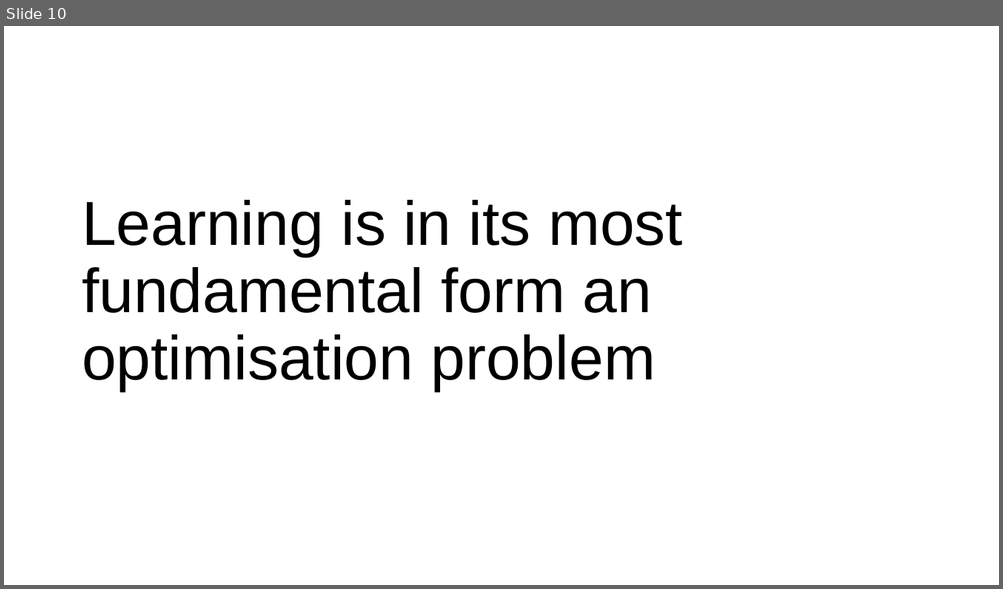
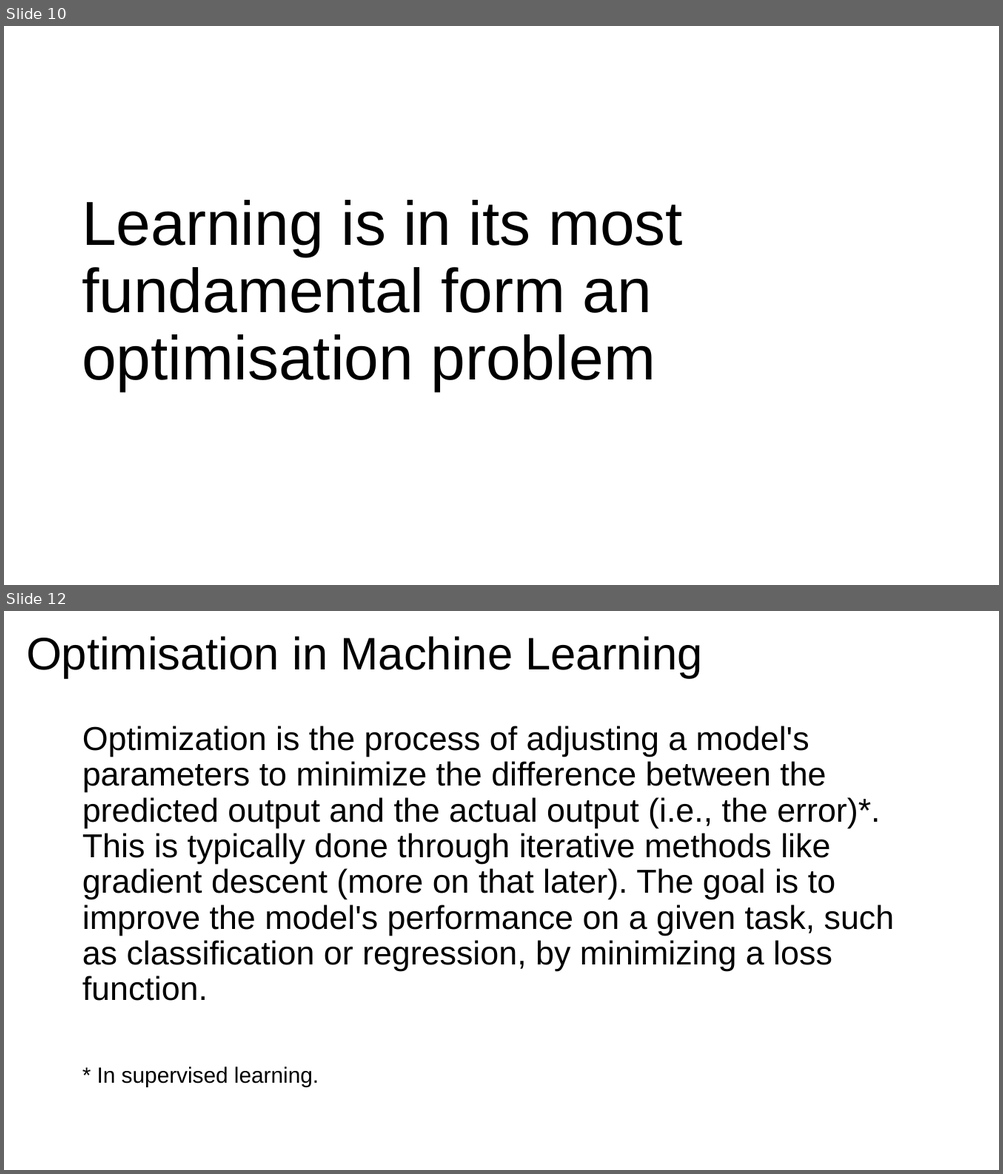
Before and after one commit to toelt-llc/MACHINE-LEARNING-SCHOOL-INAF, a slide deck: DAY1/01 - Introduction to Learning/Introduction to Learning.pptx. Shown one above the other, each under a label of ours: slide 10 before the commit, slides 10 and 12 after it; the slides between them are not shown. The pictures are 1003x589 and 1003x1174 pixels, drawn with LibreOffice and Linux fonts; fonts in the diff are those of the drawing. Boxes give left, top, right and bottom in pixels: in the first picture for what was removed or moved away, otherwise in the second. Text is boxed around its words. In the diff, an @@ line names an element or a change of style, - is before the commit and + after.

Commit message:
Updating hands-on with more information about methods.

```diff
--- a/DAY1/01 - Introduction to Learning/Introduction to Learning.pptx
+++ b/DAY1/01 - Introduction to Learning/Introduction to Learning.pptx
@@ slide 12 added at box(4, 611, 999, 1170), background #FFFFFF @@
@@ title added at box(26, 636, 703, 678), 33 pt, text #000000 @@
+Optimisation in Machine Learning
@@ text added at box(82, 726, 894, 1088), 24 pt, text #000000 @@
+Optimization is the process of adjusting a model's parameters to minimize the difference between the predicted output and the actual output (i.e., the error)*. This is typically done through iterative methods like gradient descent (more on that later). The goal is to improve the model's performance on a given task, such as classification or regression, by minimizing a loss function.
+* In supervised learning.
```
Also in this commit, not shown: 3 slides changed, 2 other slides added, 1 slide removed, 2 other files.
